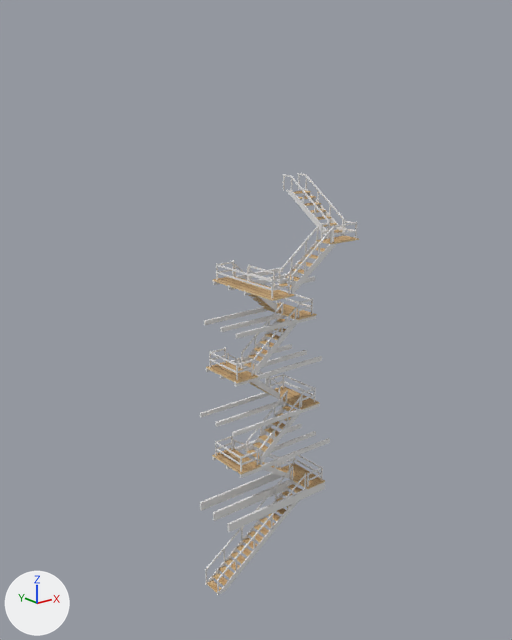
An edit to the Blender file assets/models/watch_tower/watch_tower.blend, drawn before and after from the same camera.
Rendered twice from a 50 mm lens placed at (-33.4, -41.9, 10.0), pointed at (0.0, -0.2, -6.6). Arrows for +X, +Y and +Z are at lower left; the lights stay in place. The picture after the commit comes second.

Script lines for the objects in view, before the commit:
```python
ob_beams = bpy.data.objects.new('beams', me_beams)
ob_beams.location = (-0.44, -3.78, -21.35)
ob_broken_door = bpy.data.objects.new('broken_door', me_cube_016)
ob_broken_door.location = (-3.41, 3.83, 4.51)
ob_broken_door.rotation_euler = (-0.118, 0.132, 2.571)  # degrees (-6.8, 7.6, 147)
ob_floor = bpy.data.objects.new('Floor', me_floor)
ob_floor.location = (0.0, 0.0, 2.88)
ob_floor_support = bpy.data.objects.new('floor_support', me_floor_support)
ob_floor_support.location = (2.93, 0.0, 2.48)
ob_floor_support.rotation_euler = (0.0, 0.0, 1.571)  # degrees (0, 0, 90)
ob_glass = bpy.data.objects.new('glass', me_cube_015)
ob_glass.location = (-0.16, 3.35, 5.08)
ob_glass.rotation_euler = (0.0, 0.0, 1.571)  # degrees (0, 0, 90)
ob_glass.scale = (0.138, 3.25, 1.0)
ob_railings = bpy.data.objects.new('railings', me_railings)
ob_railings.location = (-1.97, -2.0, -22.7)
ob_railings.rotation_euler = (0.0, -0.585, 0.0)  # degrees (0, -34, 0)
ob_roof = bpy.data.objects.new('Roof', me_cube_001)
ob_roof.location = (0.0, 0.0, 6.82)
ob_stairs = bpy.data.objects.new('stairs', me_stairs)
ob_stairs.location = (-5.6, -2.81, -26.6)
ob_walls = bpy.data.objects.new('Walls', me_cube_027)
ob_walls.location = (0.12, -0.13, 4.43)
```
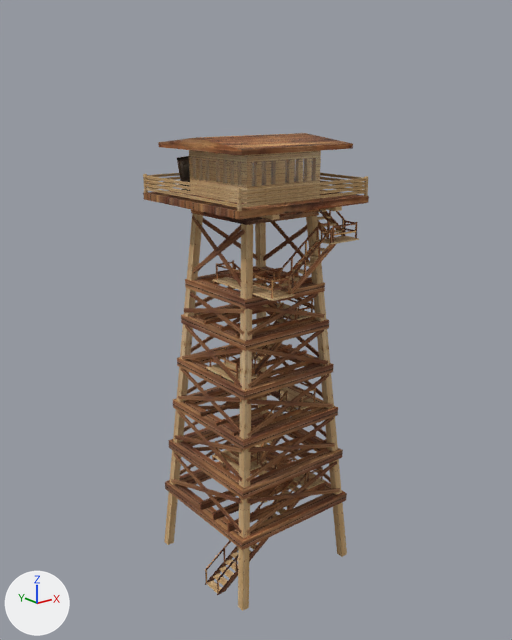
Patch to the scene script:
```diff
--- a/assets/models/watch_tower/watch_tower.blend.py
+++ b/assets/models/watch_tower/watch_tower.blend.py
@@ me_beams @@
 me_beams.from_pydata(...)  # 144 vertices, 108 faces; spans x -5.1..5.7, y -0.1..5.0, z -0.3..18.1
+me_beams.materials.append(mat_new_floor)  # picture img_floor_uv_png
@@ me_railings @@
 me_railings.from_pydata(...)  # 1416 vertices, 1058 faces; spans x -6.3..21.1, y -3.6..3.2, z -2.0..19.3
+me_railings.materials.append(mat_new_floor)  # picture img_floor_uv_png
@@ ob_walls @@
 ob_walls.location = (0.12, -0.13, 4.43)
-ob_walls.hide_set(True)  # its collection is switched off
@@ ob_roof @@
 ob_roof.location = (0.0, 0.0, 6.82)
-ob_roof.hide_set(True)  # its collection is switched off
@@ ob_glass @@
 ob_glass.scale = (0.138, 3.25, 1.0)
-ob_glass.hide_set(True)  # its collection is switched off
@@ ob_broken_door @@
 ob_broken_door.rotation_euler = (-0.118, 0.132, 2.571)  # degrees (-6.8, 7.6, 147)
-ob_broken_door.hide_set(True)  # its collection is switched off
@@ ob_floor @@
 ob_floor.location = (0.0, 0.0, 2.88)
-ob_floor.hide_set(True)  # its collection is switched off
@@ ob_floor_support @@
 _m = ob_floor_support.modifiers.new('Mirror', 'MIRROR')
 _m.mirror_object = ob_floor
-ob_floor_support.hide_set(True)  # its collection is switched off
@@ ob_planks @@
 ob_planks.location = (0.12, 0.14, 3.89)
-ob_planks.hide_set(True)  # its collection is switched off
@@ ob_corners @@
 ob_corners.location = (5.78, -5.81, 3.9)
-ob_corners.hide_set(True)  # its collection is switched off
@@ ob_legs @@
 _m = ob_legs.modifiers.new('Mirror', 'MIRROR')
 _m.mirror_object = ob_floor
-ob_legs.hide_set(True)  # its collection is switched off
@@ ob_legs_support @@
 ob_legs_support.location = (0.18, 0.19, 2.0)
-ob_legs_support.hide_set(True)  # its collection is switched off
@@ ob_square_supports @@
 ob_square_supports.location = (0.0, 3.42, -3.87)
-ob_square_supports.hide_set(True)  # its collection is switched off
@@ ob_cross_supports @@
 ob_cross_supports.rotation_euler = (0.0, -2.54, 0.0)  # degrees (0, -146, 0)
-ob_cross_supports.hide_set(True)  # its collection is switched off
```

Pixel boxes [x1, y1, x2, y2] of what changed, in the pictures (512 x 640 px):
'Square_Supports', shown (brown): after [165, 266, 347, 550]
'Cross_Supports', shown (brown): after [171, 216, 340, 534]
'Legs', shown: after [164, 213, 347, 611]
'railings', recoloured: [205, 194, 357, 595] in both
'beams', recoloured: [200, 268, 327, 532] in both
'Walls', shown (brown): after [189, 150, 321, 204]
'planks', shown (brown): after [145, 173, 366, 208]
'Roof', shown (brown): after [158, 133, 353, 155]
'Floor', shown (brown): after [143, 189, 369, 219]
'glass', shown: after [192, 156, 316, 186]
'Legs_Support', shown (brown): after [191, 209, 319, 225]
'broken_door', shown: after [177, 156, 190, 191]
'corners', shown: after [143, 174, 368, 211]
'floor_support', shown: after [261, 206, 342, 220]
